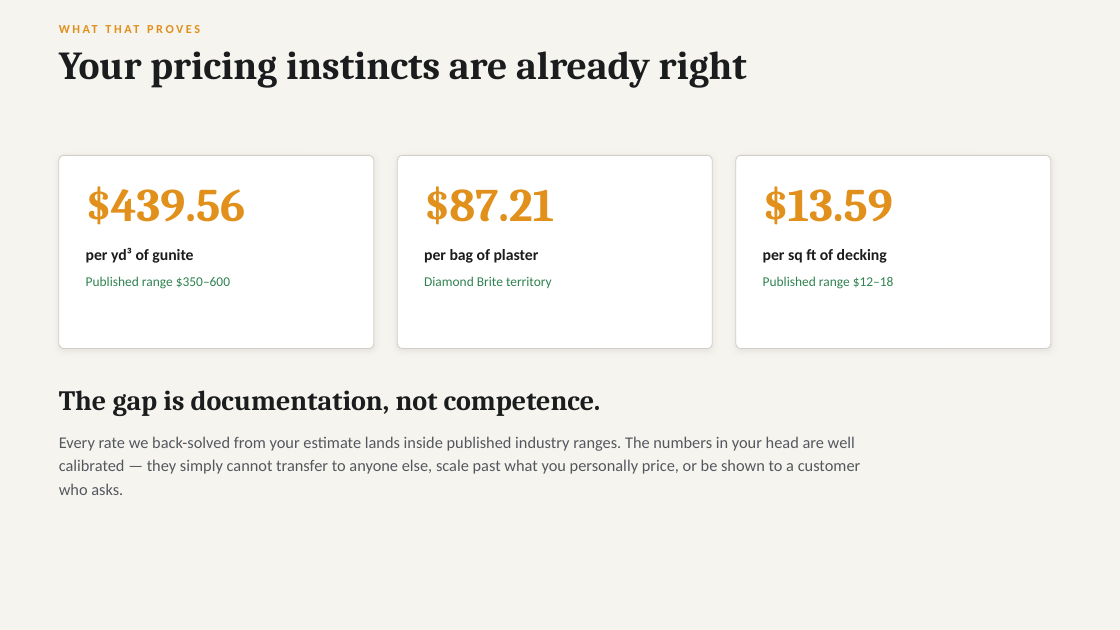
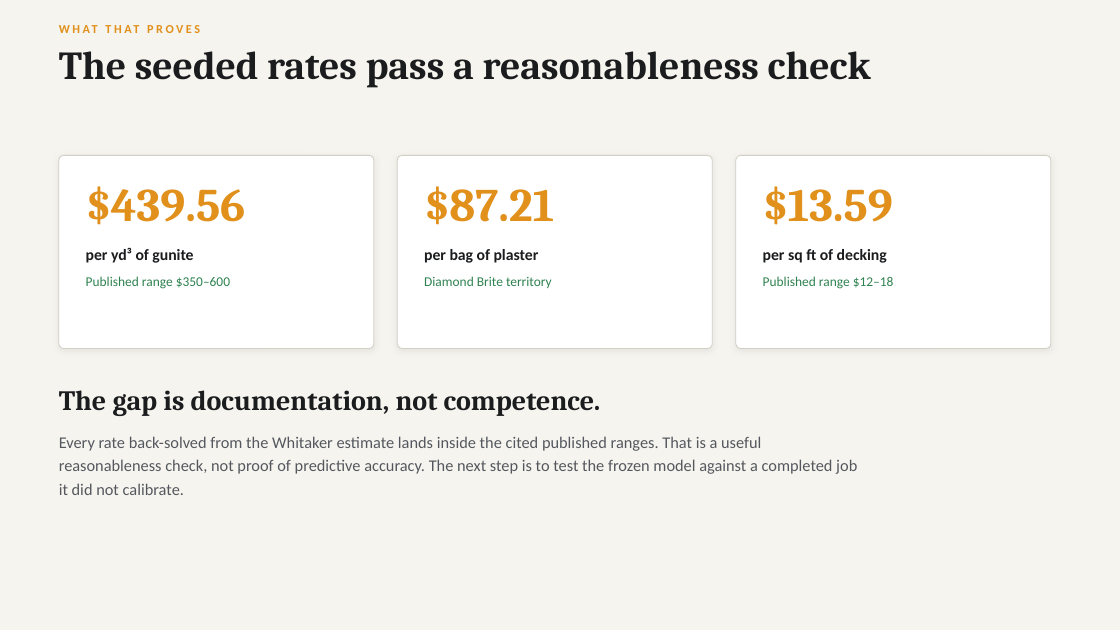
Before and after one commit to nrsandoval1231-oss/apex-operating-system, a slide deck: slide 6 of apex-strategy-deck.pptx. Drawn at 1120x630 pixels with LibreOffice and Linux fonts; fonts in the diff are those of the drawing. Boxes give left, top, right and bottom in pixels: in the first picture for what was removed or moved away, otherwise in the second. Text is boxed around its words. In the diff, an @@ line names an element or a change of style, - is before the commit and + after.

Commit message:
docs: publish verified Phase 0 baseline

```diff
--- a/apex-strategy-deck.pptx
+++ b/apex-strategy-deck.pptx
@@ text at [59, 51, 871, 88]: text changed @@
-Your pricing instincts are already right
+The seeded rates pass a reasonableness check
@@ text at [59, 436, 857, 495]: text changed @@
-Every rate we back-solved from your estimate lands inside published industry ranges. The numbers in your head are well calibrated — they simply cannot transfer to anyone else, scale past what you personally price, or be shown to a customer who asks.
+Every rate back-solved from the Whitaker estimate lands inside the cited published ranges. That is a useful reasonableness check, not proof of predictive accuracy. The next step is to test the frozen model against a completed job it did not calibrate.
```
Also in this commit, not shown: 1 other slide changed, 3 other files.
